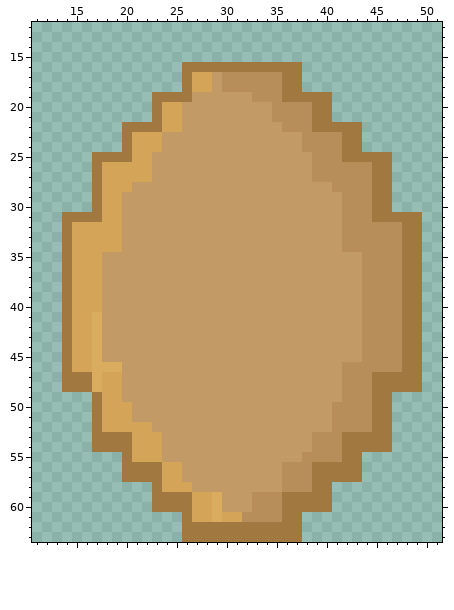
File history of a pixel-art sprite, core/assets/item/food1_64.png. Above, as it was before the edit.
The file is 64x64 pixels. Shown: x 11..51, y 12..63.
After the commit:
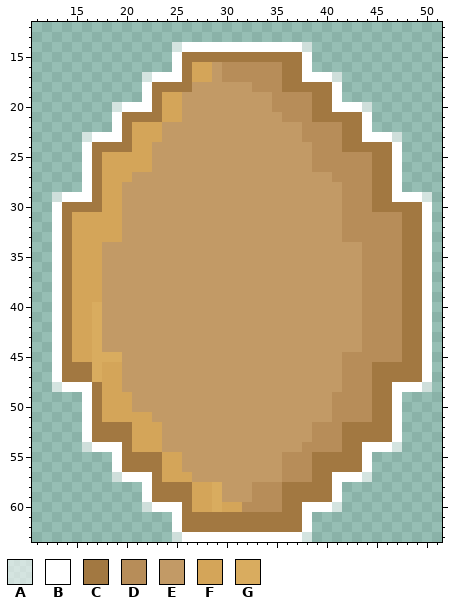
Palette (. is transparent): A #ffffff96  B #ffffff  C #a27841  D #b78d59  E #c29a66  F #d4a559  G #d9ac5f
Edits made:
Changed rows in their new state; - is an unchanged pixel.
first column x 13:
14 ------------ABBBBBBBBBBBBA------------
15 ------------BCCCCCCCCCCCCB------------
16 ------------B-FFEDDDDDD--B------------
17 ---------ABBB------------BBBA---------
18 ---------BCCC-EE-EEE-----CCCB---------
19 ---------B-FFE------EE-DDD--B---------
20 ------ABBB------------------BBBA------
21 ------BCCC------------E-----CCCB------
22 ------B-FFFEE----------EE-DDD--B------
23 ---ABBB------------------------BBBA---
24 ---BCCC---E--------------E-----CCCB---
25 ---B-FFF---------------------DDD--B---
26 ---B------------------------------B---
27 ---B----EE----------------EE------B---
28 ---B---E--------------------E-----B---
29 ABBB------------------------------BBBA
30 BCCC------------------------------CCCB
31 B-FFF---------------------------DDD--B
32 B------------------------------------B
33 B------------------------------------B
34 B----EE----------------------EE------B
35 B------------------------------------B
36 B------------------------------------B
37 B------------------------------------B
38 B------------------------------------B
39 B------------------------------------B
40 B---G--------------------------------B
41 B------------------------------------B
42 B------------------------------------B
43 B------------------------------------B
44 B------------------------------------B
45 B----GG----------------------DD------B
46 B-CC-FF-------------------------CCC--B
47 B------------------------------------B
48 ABBBC-----------------------------BBBA
49 ---B---F--------------------D-----B---
50 ---B------------------------------B---
51 ---B----FF------------------------B---
52 ---B-CCC--F---------------DD-CCC--B---
53 ---B------------------------------B---
54 ---ABBB------------------D-----BBBA---
55 ------B-CCCFF----------DD-CCC--B------
56 ------B------------------------B------
57 ------ABBB---F--------------BBBA------
58 ---------B-CCCFFG---DDDCCC--B---------
59 ---------B------------------B---------
60 ---------ABBB----FFD-----BBBA---------
61 ------------B-CCCCCCCCC--B------------
62 ------------B------------B------------
63 ------------ABBBBBBBBBBBBA------------
Changed places in both pictures, as pixel boxes (x1, y1, x2, y2):
changed: (52, 42, 432, 542)
